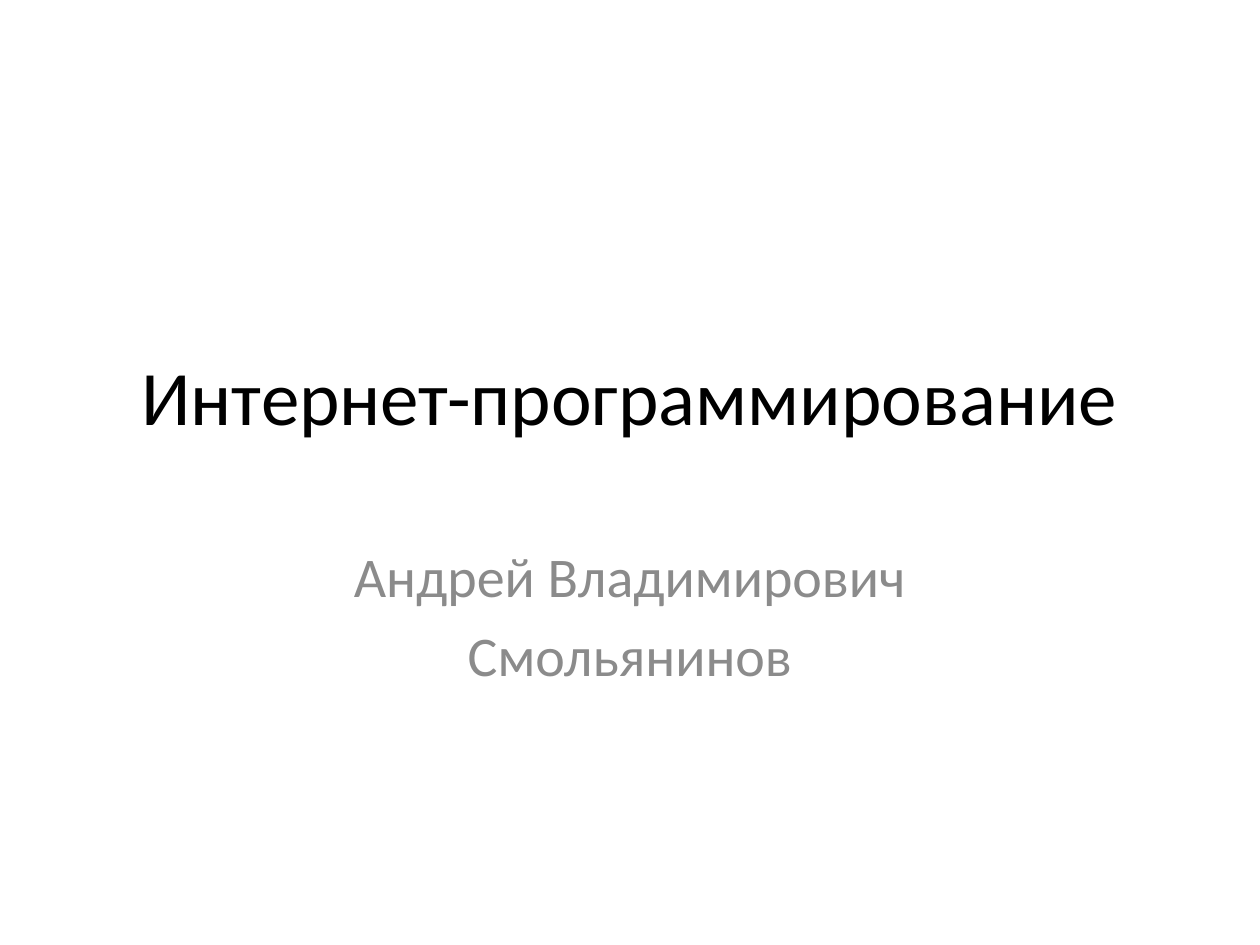
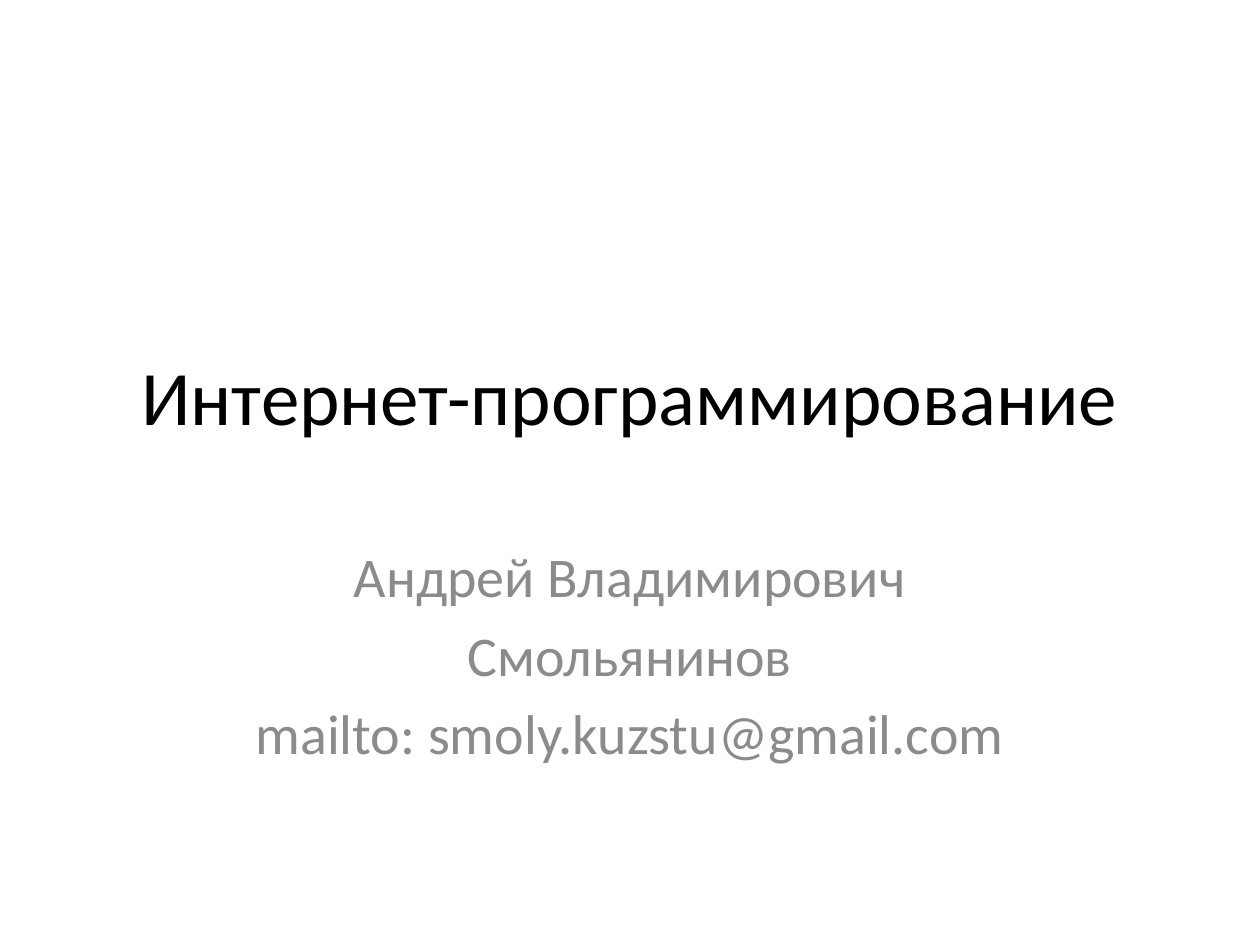
Before and after one commit to smoly-kuzstu/lections, a slide deck: slide 1 of lections/lesson02/Lection 2.pptx. Drawn at 1260x945 pixels with LibreOffice and Linux fonts; fonts in the diff are those of the drawing. Boxes give left, top, right and bottom in pixels: in the first picture for what was removed or moved away, otherwise in the second. Text is boxed around its words. In the diff, an @@ line names an element or a change of style, - is before the commit and + after.

```diff
--- a/lections/lesson02/Lection 2.pptx
+++ b/lections/lesson02/Lection 2.pptx
@@ subtitle at (256, 715, 1003, 764): paragraph added @@
+mailto: smoly.kuzstu@gmail.com
```
Also in this commit, not shown: 1 other slide changed, 5 slides added, 1 other file.
